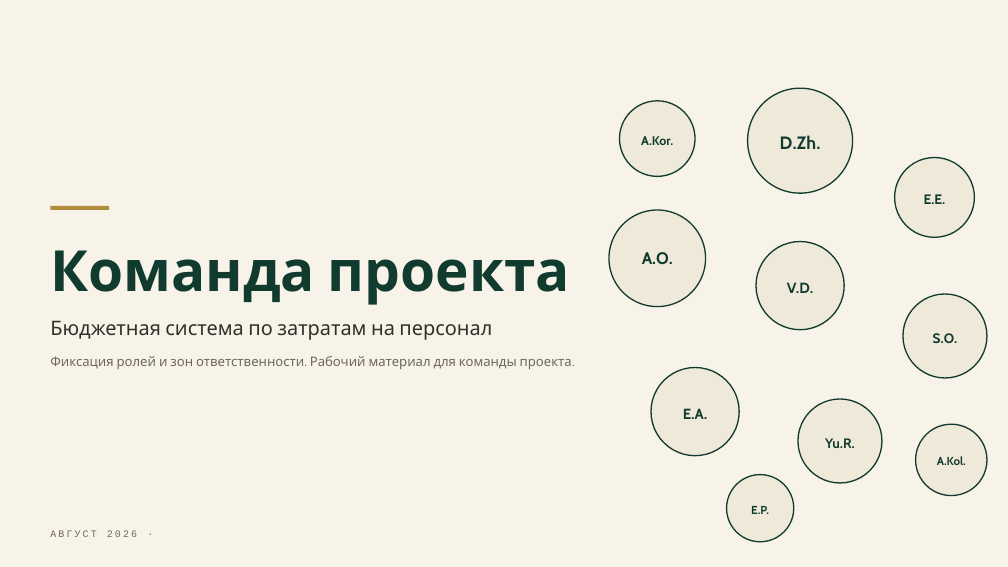
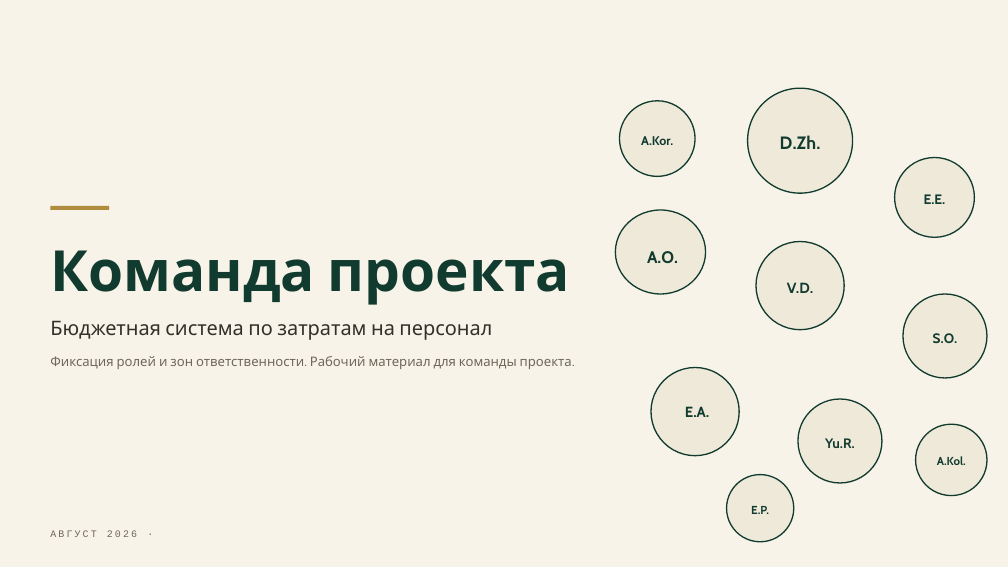
Before and after one commit to Anna-Oby/folder, a slide deck: slide 1 of Роли проектной команды_v2.pptx. Drawn at 1008x567 pixels with LibreOffice and Linux fonts; fonts in the diff are those of the drawing. Boxes give left, top, right and bottom in pixels: in the first picture for what was removed or moved away, otherwise in the second. Text is boxed around its words. In the diff, an @@ line names an element or a change of style, - is before the commit and + after.

```diff
--- a/Роли проектной команды_v2.pptx
+++ b/Роли проектной команды_v2.pptx
@@ text "A.O.": place and size @@
-text "A.O." at [642, 252, 673, 265]
+text "A.O." at [647, 251, 678, 264]
@@ ellipse: place and size @@
-ellipse at [609, 210, 706, 307]
+ellipse at [616, 210, 706, 294]
```
Also in this commit, not shown: 2 other slides changed, 3 slides added.
